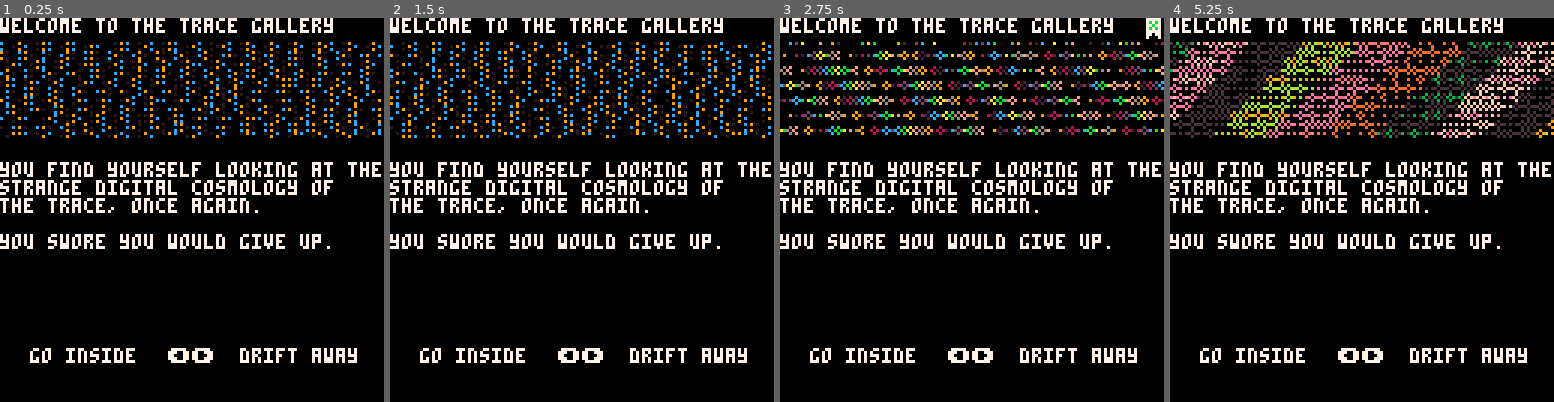
Above: before the commit, frames 1-4 (left to right).
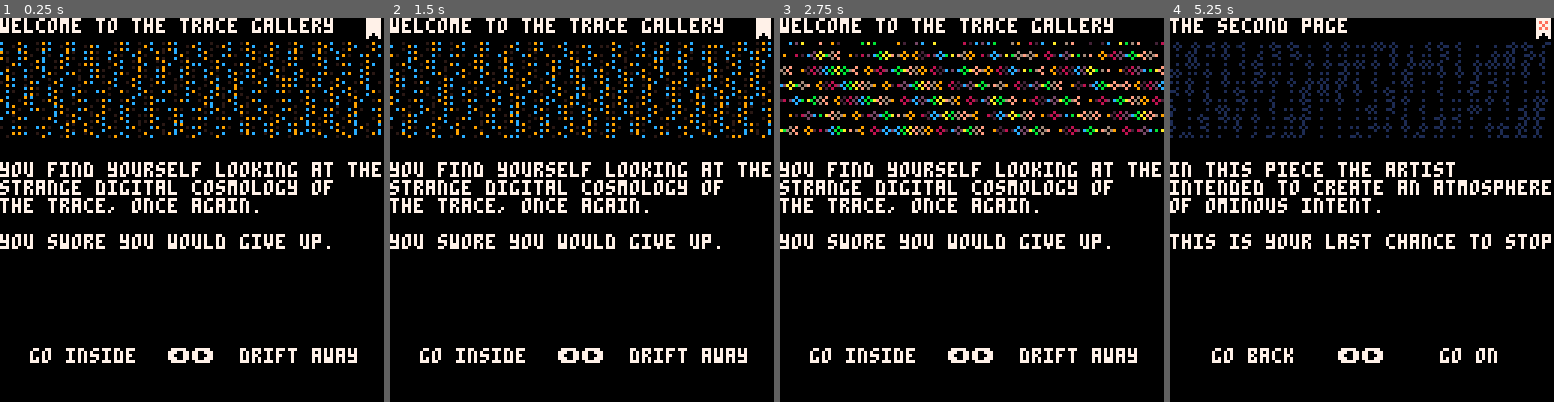
Above: after the commit, the same moments.

Repository: aebrer/pico8_carts
Game: PICO-8 cartridge games/the_trace/the_trace.p8
The game is run twice, just before and just after one commit, with the same random seed, the same clock (stepped at 60 frames per second) and the same inputs.
Inputs:
- Up to frame 1 (0.25 s): no input
- Up to frame 2 (1.5 s): tap X (X key) at 0.33, 1.07 s; tap O (Z key) at 0.7 s
- Up to frame 3 (2.75 s): hold Right 1.6-2.1 s; tap O (Z key) at 1.7, 2.1, 2.5 s; tap X (X key) at 1.85 s; hold Up 2.15-2.42 s; hold Right from 2.47 s (still down)
- Up to frame 4 (5.25 s): tap O (Z key) every 0.4 s from 2.9 to 4.9 s; tap X (X key) at 2.97, 4.08, 5.2 s; release Right at 3.03 s; hold Left 3.08-3.58 s; hold Down 3.63-3.97 s; hold Right 4.02-4.68 s; hold Up 4.73-5.03 s; hold Left from 5.08 s (still down)

The runs differ from the first frame. In frame 1, 0.2% of the frame differs, in the area x 95-100%, y 0-6%; in frame 2, 4.6%; in frame 3, 0.2%; in frame 4, 19%, in the area x 0-100%, y 0-90%.

Commit message:
more pages; update curse; new vfx

Diff:
--- a/games/the_trace/the_trace.p8
+++ b/games/the_trace/the_trace.p8
@@ -9,6 +9,7 @@
 
 lib={} -- library of all pages: title,page
 inventory={} -- player inventory
+cursed=false
 curr_page=nil -- current page
 prev_page=nil -- previous page
 bkmk=nil -- bookmark a page
@@ -57,12 +58,20 @@
  cls()
  -- set current page to landing page
 	curr_page=lib["welcome to the trace gallery"]
+ bkmk=curr_page
 end
 -->8
 -- update
 function _update60()
 -- srand(rnd(-1))
  if(not curr_page.i)srand(curr_page.seed)curr_page.logo:init()curr_page.i=true
+ if lib[title].seed%17==0 then
+  cursed=true
+ else
+  cursed=false
+ end
+
+ if(inventory["cursed"])srand(curr_page.seed)
 
  -- do callbacks for curr_page
  if(curr_page.cb)curr_page:cb()
@@ -148,9 +157,9 @@
 -->8
 -- draw
 function _draw()
+ curr_page:dis_logo()
  curr_page:dis_title()
  curr_page:dis_text()
- curr_page:dis_logo()
  curr_page:dis_choices()
 
  if(curr_page.vfx)curr_page:vfx()
@@ -158,6 +167,7 @@
 
  if(bkmk)spr(2,120,0)
  if(curr_page==bkmk)spr(1,120,0)
+ if(cursed)glitch()tear(lib[title])
 
  -- debug
  for i=1,#debug do
@@ -166,7 +176,7 @@
 end
 
 function dis_title(page)
-	print(page.title,0,0,15)
+	print("\^#"..page.title,0,0,15)
 end
 
 function dis_logo(page)
@@ -176,7 +186,7 @@
 end
 
 function dis_text(page)
- print(page.text,0,48,15)
+ print("\^#"..page.text,0,48,15)
 end
 
 function dis_choices(page)
@@ -201,6 +211,14 @@
 	 print(butt_key[➡️],64,110,15)
 	 print(c➡️.title,hcenter(c➡️.title,100),110,15)
 	end
+
+ if (not (c⬆️ or c⬇️ or c⬅️ or c➡️)) then
+  print("press 🅾️/c/z to forget",hcenter("press 🅾️/c/z to forget",62),110,15)
+  if(inventory["cursed"])print("(metaphorically speaking)",hcenter("(metaphorically speaking)",62),118,15)
+  if(not bkmk)bkmk=lib[title]
+ end
+
+
  -- draw button press effect
  if pressed then
   print(butt_key[pressed],butt_pos[pressed][1],butt_pos[pressed][2],0)
@@ -230,6 +248,12 @@
  page.logo:draw()
  clip()
 end
+
+function zoom()
+ poke(0x5f54,0x60)
+ sspr(0,8,128,32,1,9,126,30)
+ poke(0x5f54,0x00)
+end
 -->8
 -- pages
 
@@ -237,21 +261,14 @@
 title="welcome to the trace gallery"
 lib[title]=new_page(
 title,
-"you find yourself looking at the\n"..
-"strange digital cosmology of \n"..
-"the trace, once again.\n\n"..
-"you swore you would give up.\n"
+"you find yourself looking at the\nstrange digital cosmology of \nthe trace, once again.\n\nyou swore you would give up.\n"
 )
 
 -- second page
 tsp="the second page"
 lib[tsp]=new_page(
 tsp,
-"in this piece the artist\n"..
-"intended to create an atmosphere\n"..
-"of ominous intent.\n"..
-"\n"..
-"this is your last chance to stop.\n"
+"in this piece the artist\nintended to create an atmosphere\nof ominous intent.\n\nthis is your last chance to stop.\n"
 )
 --lib[tsp].vfx=dither_noise
 lib[tsp].vfx=glitch
@@ -260,18 +277,15 @@
 toc="the open concept"
 lib[toc]=new_page(
 toc,
-"the foyer stretches\n"..
-"far deeper than you realize\n"..
-"and invites you in\n"
-)
-lib[toc].vfx=tear
+"the foyer stretches\nfar deeper than you realize\nand invites you in\n"
+)
+-- lib[toc].vfx=tear
 
 -- another dead end
 ade="another dead end"
 lib[ade]=new_page(
 ade,
-"you didn't think it would\n"..
-"be that easy, did you?\n"
+"you didn't think it would\nbe that easy, did you?\n"
 )
 lib[ade].vfx=dither_noise
 
@@ -279,17 +293,44 @@
 engreg="engineering regret"
 lib[engreg]=new_page(
 engreg,
-"the artist is present\n"..
-"in this work.\n\n"..
-"can't you feel it?\n"
+"the artist is present\nin this work.\n\ncan't you feel it?\n"
 )
 lib[engreg].vfx=tear
+
+-- read_card
+read_card="what's on the card?"
+lib[read_card]=new_page(
+read_card,
+"now you have to make a choice:\n"
+)
+
+-- cursed card
+p_curse="what were you thinking?"
+lib[p_curse]=new_page(
+p_curse,
+"i specifically said not to read\nthis card. did no one tell you\nhow this works? are you alone?\n\nit doesn't matter.\no.k. done! enjoy your curse."
+)
+
+-- threat card
+p_threat="i know what you want"
+lib[p_threat]=new_page(
+p_threat,
+"you think i don't know why\nyou came here? i know.\n\nyou won't find it, no matter\nhow hard you look.\n"
+)
+
+-- fuck me?
+fuck_me="fuck me?!"
+lib[fuck_me]=new_page(
+fuck_me,
+"fuck me? fuck me?!\nfuck you!\n\nyou're stuck here just like me.\nwe all dissolve here.\nyou're not special.\n"
+)
+lib[fuck_me].vfx=zoom
 
 -- choices
 
 function no_trace()
  prev_page=nil
- bkmk=nil
+ -- bkmk=nil
 end
 
 lib[title].choices[⬅️]=new_choice(
@@ -323,8 +364,25 @@
 nil,
 function()
  if rnd()>0.7 then
-  if(not inventory["blank card"])lib[toc].text = lib[toc].text.."\nyou find a small blank card\nand pocket it."
-  inventory["blank card"]=true
+  if not inventory["blank card"] then
+   lib[toc].text = lib[toc].text.."\nyou find a small blank card\nand pocket it."
+   inventory["blank card"]=true
+   lib[engreg].choices[➡️]=new_choice(
+    "read card",
+    lib[read_card],
+     function()
+      if cursed then
+       lib[read_card].choices[⬇️]=new_choice(
+        "don't read",
+        lib[p_curse],
+        function()
+        inventory["cursed"]=true
+        end
+       )
+      end
+     end
+   )
+  end
  end
  seed_plus()
 end
@@ -338,14 +396,24 @@
 lib[engreg]
 )
 
+lib[read_card].choices[⬅️]=new_choice(
+"a threat",
+lib[p_threat]
+)
+
+lib[p_threat].choices[⬆️]=new_choice(
+"fuck you",
+lib[fuck_me]
+)
+
 
 __gfx__
 0000000000fffff000fffff000000000000000000000000000000000000000000000000000000000000000000000000000000000000000000000000000000000
 0000000000f7f7f000f000f000000000000000000000000000000000000000000000000000000000000000000000000000000000000000000000000000000000
-0070070000ff7ff000f000f000000000000000000000000000000000000000000000000000000000000000000000000000000000000000000000000000000000
-0007700000f7f7f000f000f000000000000000000000000000000000000000000000000000000000000000000000000000000000000000000000000000000000
-0007700000fffff000f0f0f000000000000000000000000000000000000000000000000000000000000000000000000000000000000000000000000000000000
-0070070000ff0ff000ff0ff000000000000000000000000000000000000000000000000000000000000000000000000000000000000000000000000000000000
+0070070000ff7ff000f000f000777700000000000000000000000000000000000000000000000000000000000000000000000000000000000000000000000000
+0007700000f7f7f000f000f00077f700000000000000000000000000000000000000000000000000000000000000000000000000000000000000000000000000
+0007700000fffff000f0f0f0007ff700000000000000000000000000000000000000000000000000000000000000000000000000000000000000000000000000
+0070070000ff0ff000ff0ff000777700000000000000000000000000000000000000000000000000000000000000000000000000000000000000000000000000
 0000000000f000f000f000f000000000000000000000000000000000000000000000000000000000000000000000000000000000000000000000000000000000
 
 
